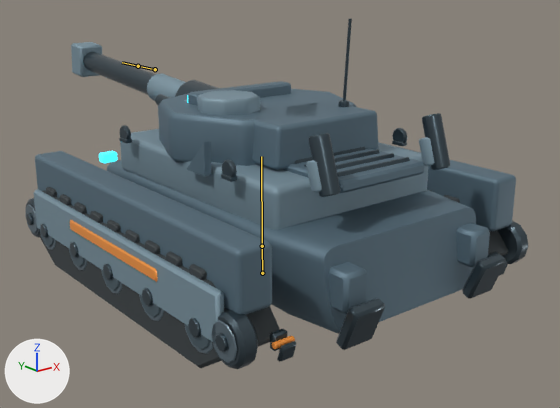
A saved change to the FBX model unity/RogueCommandAssetAuthoring/Assets/RogueCommandExpansionSample/Models/ColossusSiegePlatform.fbx.
Both versions are drawn from a 50 mm camera at (-3.36, -4.41, 2.29) aimed at (0.27, 0.12, 0.48). The axes (+X, +Y, +Z) are drawn at lower left. The lights are the same throughout. The older version comes first. Both versions are drawn at frame 35 of the action 'ColossusSiegePlatform_Armature|ColossusSiegePlatform_Action_Death'; the numbers are the values there. The bones that change, and the others that lie on the model, are drawn over the model as lines.

Names of what the first picture shows: 'ColossusSiegePlatform_Batch_ColossusArmor', 'ColossusSiegePlatform_Batch_ColossusGunmetal', 'ColossusSiegePlatform_Batch_ColossusLightArmor', 'ColossusSiegePlatform_Batch_ColossusSensorCyan', 'ColossusSiegePlatform_Batch_ColossusSignalAmber', 'ColossusSiegePlatform_Batch_ColossusTread', 'ColossusSiegePlatform_Batch_ColossusWheelHub', 'ColossusSiegePlatform_Batch_ColossusWheelRim'.
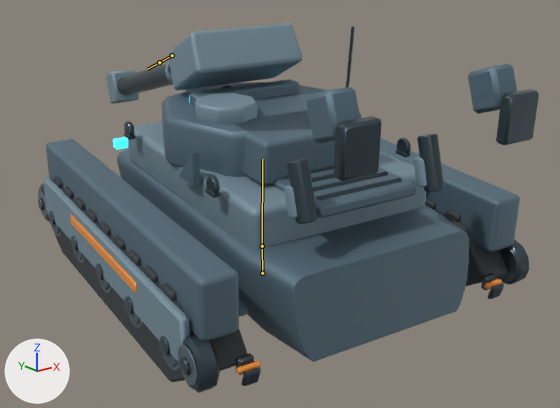
The change, as JSON lines over the scene's bpy script:
```json
{"block": "bone_bone_hull", "where": "bone_bone_hull = bpy.data.objects['ColossusSiegePlatform_Armature'].pose.bones['Bone_Hull']  # child of 'Bone_Root'"}
{"op": "set", "path": "bone_bone_hull.location", "old": "(0.0, 0.0, 0.0)", "new": "(0.0, 0.0, -0.12)"}
{"op": "set", "path": "bone_bone_hull.rotation_quaternion", "old": "(1.0, 0.0, 0.0, 0.0)", "new": "(0.997, 0.04, -0.056, 0.02)", "note": "degrees (0, 0, 0) -> degrees (5, -7, 2)"}
{"block": "bone_bone_turretpitch", "where": "bone_bone_turretpitch = bpy.data.objects['ColossusSiegePlatform_Armature'].pose.bones['Bone_TurretPitch']  # child of 'Bone_TurretYaw'"}
{"op": "set", "path": "bone_bone_turretpitch.rotation_quaternion", "old": "(1.0, 0.0, 0.0, 0.0)", "new": "(0.982, -0.191, 0.0, 0.0)", "note": "degrees (0, 0, 0) -> degrees (-22, 0, 0)"}
```

Pixel boxes (x1, y1, x2, y2) of what changed, in the pictures (560 x 408 px):
```json
{"object": "ColossusSiegePlatform_Batch_ColossusArmor", "change": "posed", "before": [35, 81, 516, 334], "after": [46, 64, 520, 362], "on screen": "18% taller"}
{"object": "ColossusSiegePlatform_Batch_ColossusLightArmor", "change": "posed", "before": [34, 42, 435, 344], "after": [43, 23, 427, 362], "on screen": "12% taller"}
{"object": "ColossusSiegePlatform_Batch_ColossusGunmetal", "change": "posed", "before": [26, 18, 528, 369], "after": [38, 26, 539, 393]}
{"object": "ColossusSiegePlatform_Batch_ColossusTread", "change": "posed", "before": [39, 187, 508, 368], "after": [49, 176, 508, 382], "on screen": "mostly hidden"}
{"object": "ColossusSiegePlatform_Batch_ColossusSignalAmber", "change": "posed", "before": [70, 220, 295, 349], "after": [70, 214, 502, 375], "on screen": "mostly hidden"}
{"object": "ColossusSiegePlatform_Batch_ColossusWheelRim", "change": "posed", "before": [25, 204, 237, 363], "after": [38, 190, 198, 386], "on screen": "mostly hidden"}
{"object": "ColossusSiegePlatform_Batch_ColossusWheelHub", "change": "posed", "before": [40, 230, 210, 350], "after": [51, 224, 177, 367]}
{"object": "ColossusSiegePlatform_Batch_ColossusSensorCyan", "change": "posed", "before": [99, 95, 188, 163], "after": [113, 95, 190, 150], "on screen": "mostly hidden"}
{"bone": "Bone_Hull", "before": "(262, 246) to (261, 156)", "after": "(262, 246) to (262, 159)"}
{"bone": "Bone_TurretPitch", "before": "(155, 69) to (138, 66)", "after": "(172, 55) to (159, 62)"}
```
